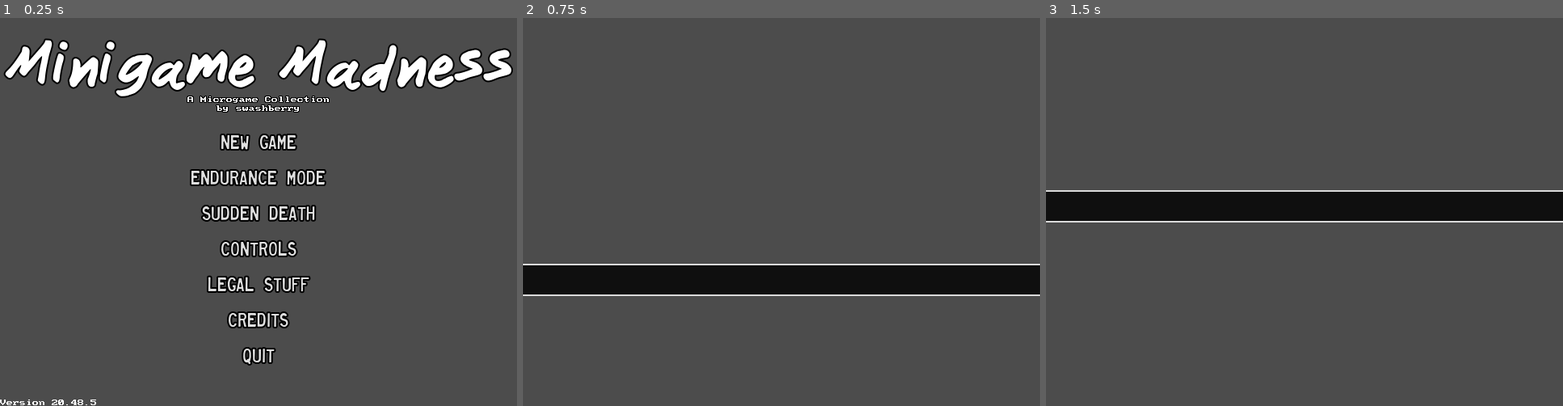
Above: before the commit, frames 1-3 (left to right).
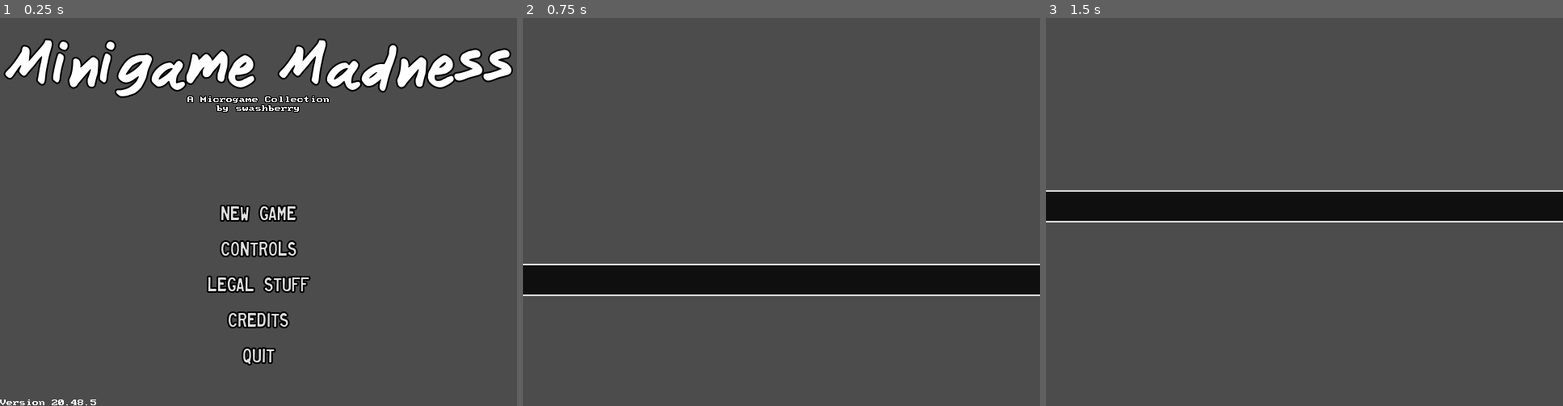
Above: after the commit, the same moments.

Repository: swashdev/minigame-madness
Game: Godot game, scene res://master/scenes/master.tscn
Two runs of this game, one before a commit and one after it. Both use one fixed random seed, a clock stepped at 60 frames per second and the inputs below.
Inputs (mouse positions are in pixels of both pictures, inside the frame that each line leads up to):
- Up to frame 1 (0.25 s): no input
- Up to frame 2 (0.75 s): click "New Game" at 0.5 s
- Up to frame 3 (1.5 s): tap Enter at 1.25 s; move the mouse to (1418, 192) at 1.27 s; hold Right (move_right) from 1.28 s (still down); hold Space (action) from 1.28 s (still down)

The runs differ from the first frame. In frame 1, 2.2% of the frame differs, in the area x 36-64%, y 29-53%; in frame 2, nothing differs; in frame 3, nothing differs.

Commit message:
[MASTER] hide endurance & sudden death buttons.
There is no longer enough time to code enough minigames to make the
Endurance or Sudden Death game modes make sense, so the buttons for
these modes have been removed.

Additionally, the label that appears when the player hovers over the
"New Game" button has been hidden, because it no longer makes sense to
clarify this game mode without any other game modes to contrast it.

Diff:
--- a/master/scenes/menus/buttons/new_game_button.tscn
+++ b/master/scenes/menus/buttons/new_game_button.tscn
@@ -19,5 +19,3 @@
 margin_bottom = 40.0
 custom_fonts/font = ExtResource( 2 )
 align = 1
-[connection signal="mouse_entered" from="." to="." method="_on_NewGameButton_mouse_entered"]
-[connection signal="mouse_exited" from="." to="." method="_on_NewGameButton_mouse_exited"]
--- a/master/scenes/menus/main_menu.tscn
+++ b/master/scenes/menus/main_menu.tscn
@@ -43,13 +43,14 @@
 }
 
 [node name="NewGameButton" parent="Menu/Buttons" instance=ExtResource( 4 )]
-margin_top = 56.0
-margin_bottom = 96.0
+margin_top = 144.0
+margin_bottom = 184.0
 rect_min_size = Vector2( 0, 40 )
 text = "New Game"
 _descriptive_text = "play 8 minigames with 5 lives"
 
 [node name="EnduranceModeButton" parent="Menu/Buttons" instance=ExtResource( 4 )]
+visible = false
 margin_top = 100.0
 margin_bottom = 140.0
 rect_min_size = Vector2( 0, 40 )
@@ -57,6 +58,7 @@
 _descriptive_text = "play an infinite number of minigames with five lives"
 
 [node name="SuddenDeath" parent="Menu/Buttons" instance=ExtResource( 4 )]
+visible = false
 margin_top = 144.0
 margin_bottom = 184.0
 rect_min_size = Vector2( 0, 40 )
